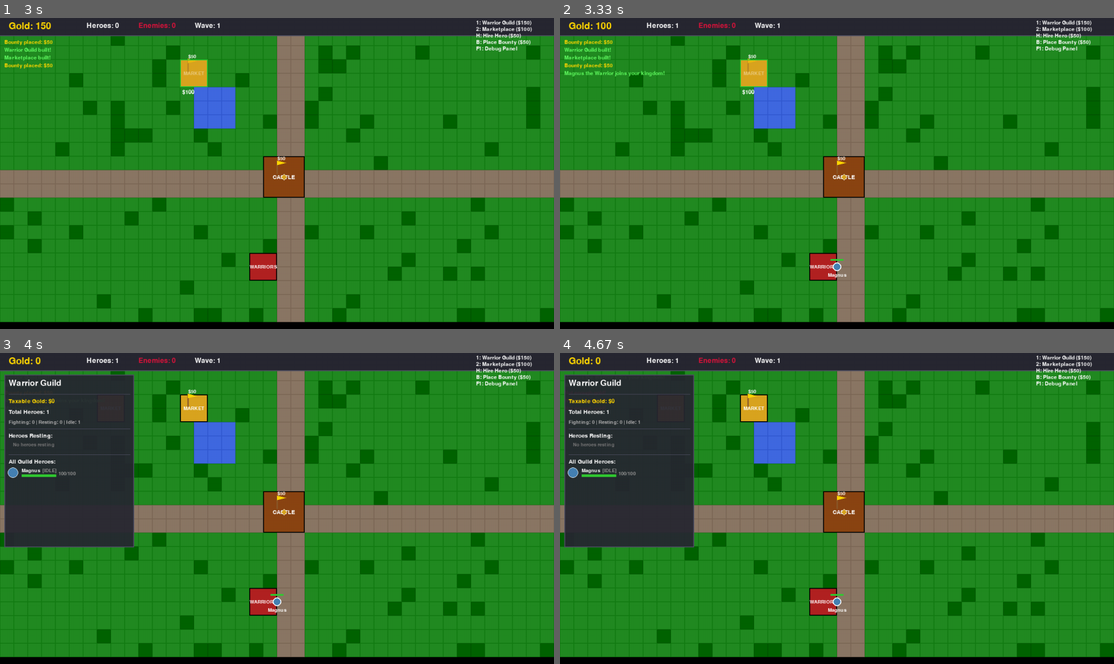
Above: before the commit, frames 1-4 (two rows, left to right).
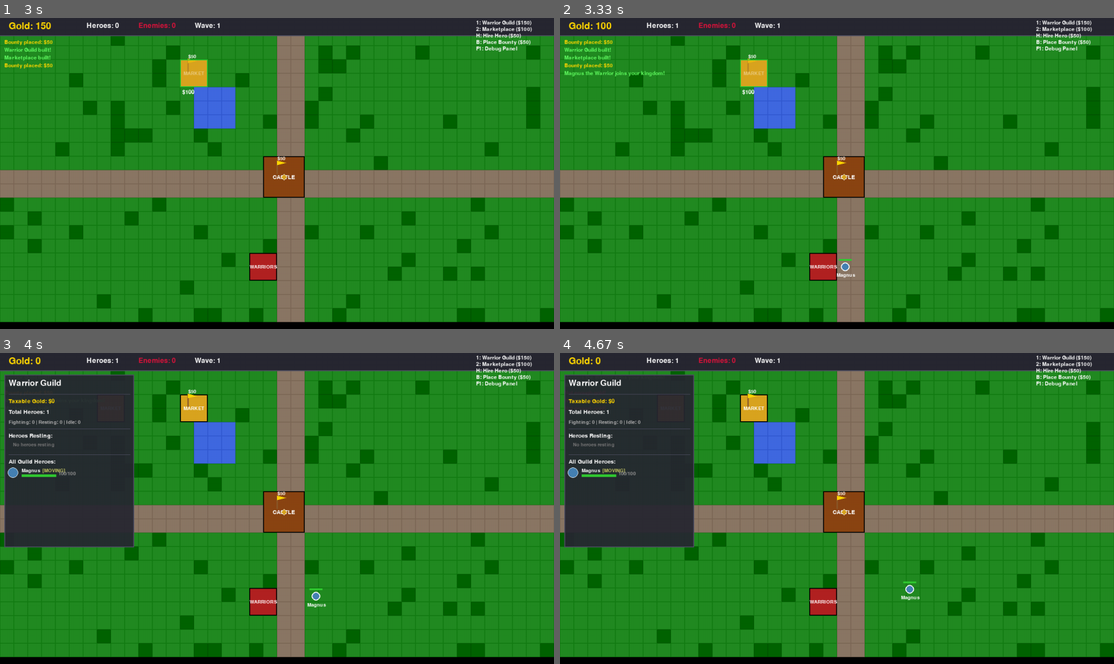
Above: after the commit, the same moments.

Repository: jaimiemontague/Kingdom
Game: pygame game, started from main.py
The game is run twice, just before and just after one commit, with the same random seed, the same clock (stepped at 60 frames per second) and the same inputs.
Inputs (mouse positions are in pixels of both pictures, inside the frame that each line leads up to):
- Up to frame 1 (3 s): click (277, 173) at 0.38 s; tap B at 0.67, 2.98 s; click (105, 245) at 1.05 s; tap 1 at 1.33 s; click (249, 254) at 1.72 s; tap 2 at 2.07, 2.37, 2.9 s; click (188, 70) at 2.55 s
- Up to frame 2 (3.33 s): tap H at 3.17 s
- Up to frame 3 (4 s): click (110, 402) at 3.55 s; click "WARRIORS" at 3.88 s
- Up to frame 4 (4.67 s): tap 2 at 4.23, 4.53 s; tap 1 at 4.32 s

Frame 1 is identical in both runs. In frame 2, 0.1% of the frame differs, in the area x 48-54%, y 77-84%; in frame 3, 0.2%, in the area x 7-59%, y 21-84%; in frame 4, 0.2%.

Commit message:
Add randomized idle behavior for heroes

Diff:
--- a/ai/basic_ai.py
+++ b/ai/basic_ai.py
@@ -157,24 +157,22 @@
                 return
 
         # Look for nearby enemies to fight
-        nearest_enemy = None
-        nearest_dist = float('inf')
-
-        for enemy in enemies:
-            if enemy.is_alive:
-                dist = hero.distance_to(enemy.x, enemy.y)
-                if dist < nearest_dist:
-                    nearest_dist = dist
-                    nearest_enemy = enemy
-
-        if nearest_enemy and nearest_dist < TILE_SIZE * 8:
-            # Move towards enemy
-            hero.target = nearest_enemy
-            hero.set_target_position(nearest_enemy.x, nearest_enemy.y)
-            return
-
-        # If no enemies, explore randomly
-        if random.random() < 0.01:  # 1% chance per frame to start exploring
+        nearest_enemy = self.find_closest_enemy(hero, enemies)
+        if nearest_enemy and nearest_enemy[1] < TILE_SIZE * 8:
+            hero.target = nearest_enemy[0]
+            hero.set_target_position(nearest_enemy[0].x, nearest_enemy[0].y)
+            return
+
+        # Idle behavior roulette: wander, guard, seek enemies, or explore
+        roll = random.random()
+        if roll < 0.3:
+            self.wander(hero, game_state)
+        elif roll < 0.55 and hero.home_building:
+            self.guard_home(hero, hero.home_building)
+        elif roll < 0.75 and nearest_enemy:
+            hero.target = nearest_enemy[0]
+            hero.set_target_position(nearest_enemy[0].x, nearest_enemy[0].y)
+        else:
             self.explore(hero, game_state)
 
     def find_marketplace_with_potions(self, buildings: list):
@@ -184,6 +182,31 @@
                 if hasattr(building, 'potions_researched') and building.potions_researched:
                     return building
         return None
+
+    def find_closest_enemy(self, hero, enemies: list):
+        best = (None, float('inf'))
+        for enemy in enemies:
+            if not enemy.is_alive:
+                continue
+            dist = hero.distance_to(enemy.x, enemy.y)
+            if dist < best[1]:
+                best = (enemy, dist)
+        return best
+
+    def wander(self, hero, game_state: dict):
+        """Send hero to a nearby random location."""
+        from config import MAP_WIDTH, MAP_HEIGHT
+        target_x = random.randint(2, MAP_WIDTH - 3) * TILE_SIZE + TILE_SIZE // 2
+        target_y = random.randint(2, MAP_HEIGHT - 3) * TILE_SIZE + TILE_SIZE // 2
+        hero.target_position = (target_x, target_y)
+        hero.state = HeroState.MOVING
+
+    def guard_home(self, hero, building):
+        """Position hero near their home to guard it."""
+        offset = TILE_SIZE * random.uniform(1.5, 3.0)
+        hero.target_position = (building.center_x + offset, building.center_y)
+        hero.state = HeroState.MOVING
+        hero.target = {"type": "guard_home", "building": building}
 
     def handle_moving(self, hero, game_state: dict):
         """Handle moving state."""
